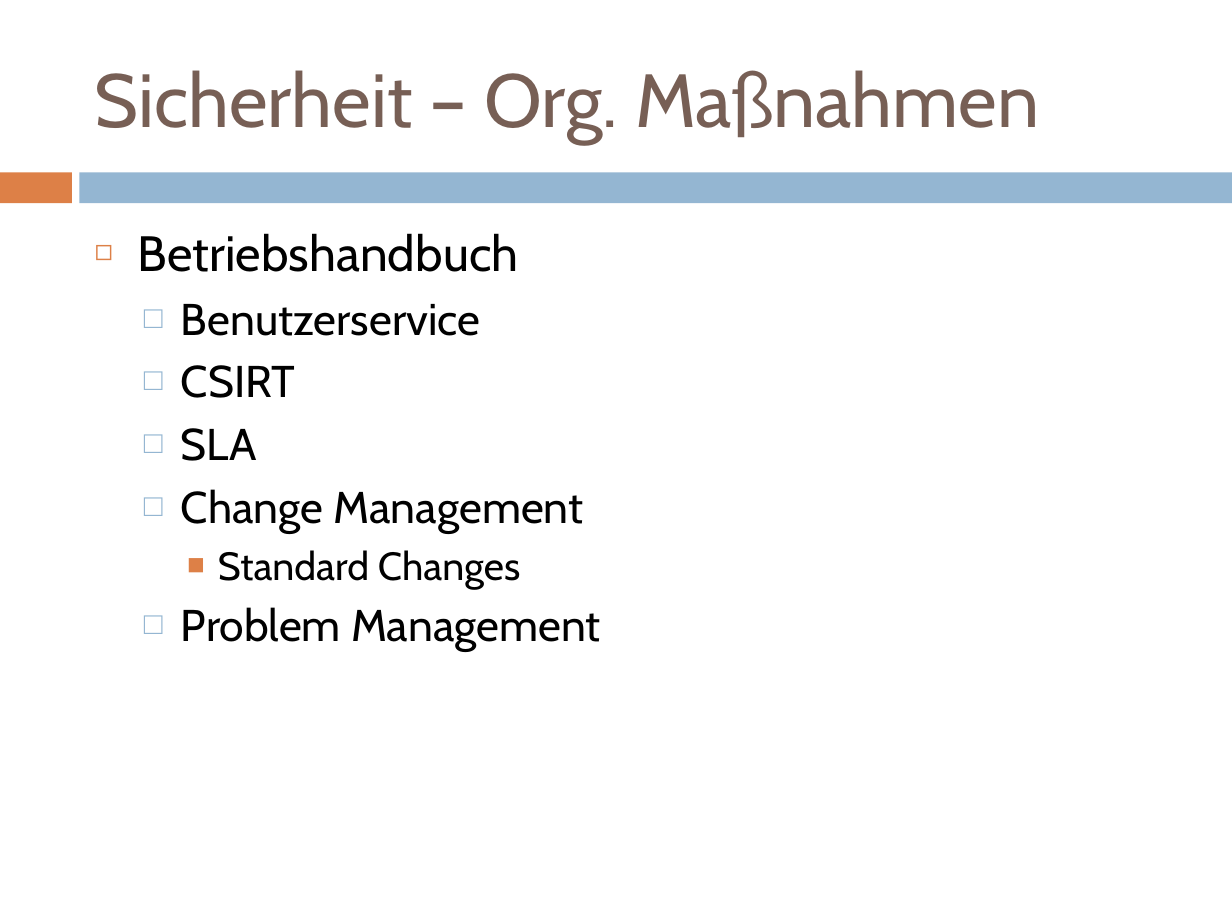
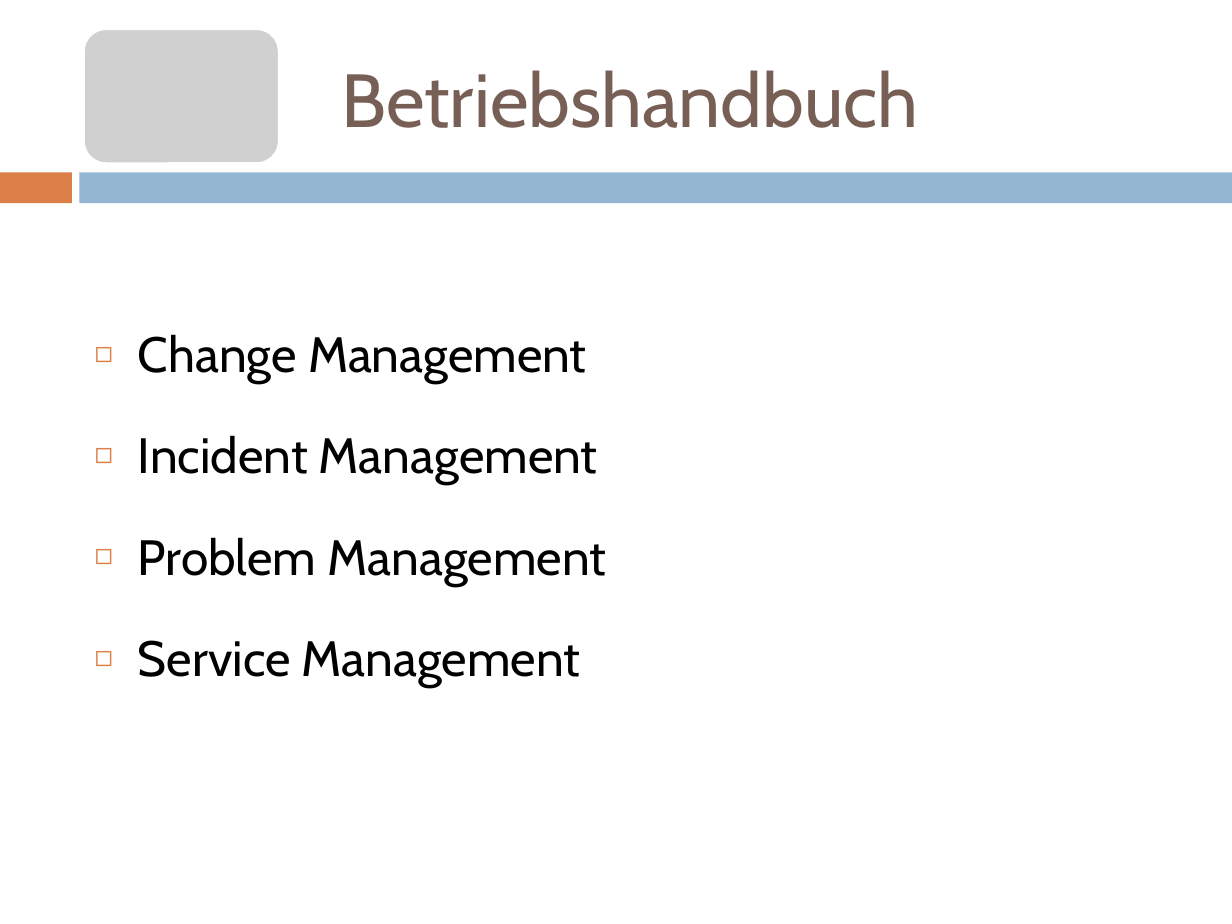
Before and after one commit to mvw/Wilddiebe10, a slide deck: slide 18 of keynote/praesentation.pptx (slide 8 before the commit). Drawn at 1232x924 pixels with LibreOffice and Linux fonts; fonts in the diff are those of the drawing; grey boxes stand for pictures. Boxes give left, top, right and bottom in pixels: in the first picture for what was removed or moved away, otherwise in the second. Text is boxed around its words. In the diff, an @@ line names an element or a change of style, - is before the commit and + after.

```diff
--- a/keynote/praesentation.pptx
+++ b/keynote/praesentation.pptx
@@ picture added at (84, 28, 280, 163) @@
@@ title at (341, 70, 918, 128): text changed @@
-Sicherheit – Org. Maßnahmen
+Betriebshandbuch
@@ text at (138, 233, 519, 461): paragraphs removed @@
-◻ Betriebshandbuch
-  □ Benutzerservice
-  □ CSIRT
-  □ SLA
@@ text at (138, 334, 607, 585): size 26 to 29 pt in "Change Management", "Problem Management"; bullet □ to ◻; list level 2 to 1 in "Change Management"; line spacing 1 to 1.5; bullet colour #94B6D2 to #DD8047; list level 2 to 1 in "Problem Management" @@
@@ text at (138, 435, 598, 484): text changed; size 23 to 29 pt @@
-    ■ Standard Changes
+◻ Incident Management
@@ text at (138, 640, 581, 687): paragraph added @@
+◻ Service Management
```
Also in this commit, not shown: 6 other slides changed, 15 slides added, 1 slide removed, 1 other file.
